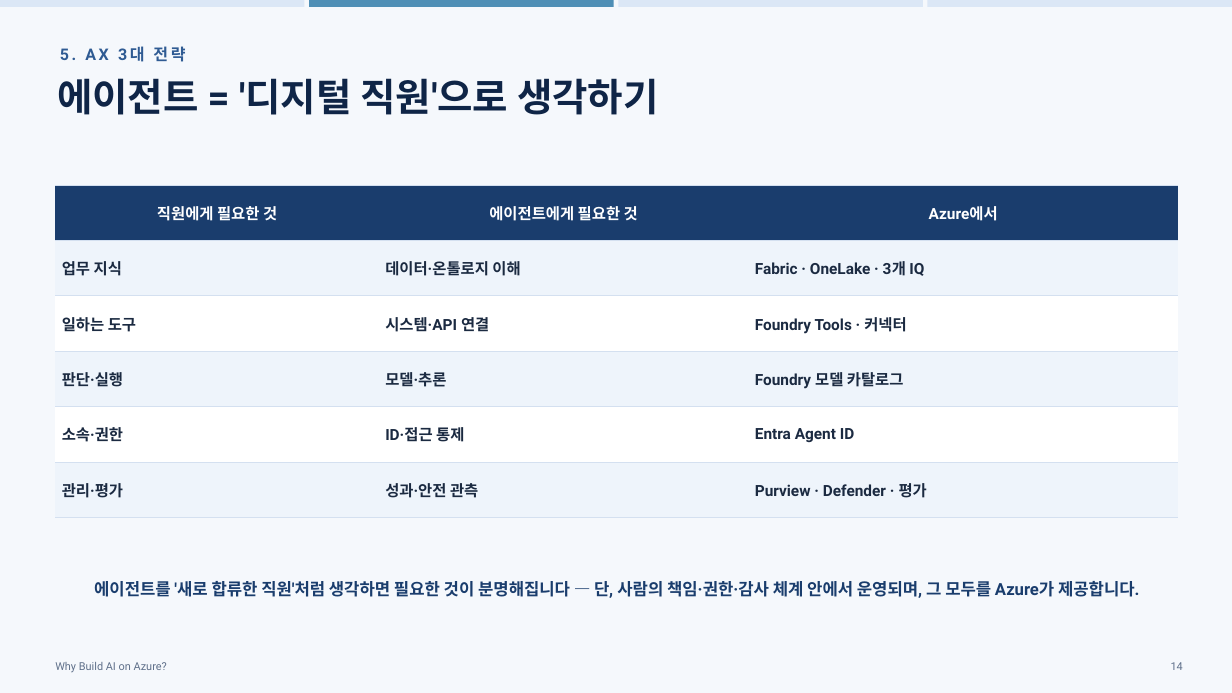
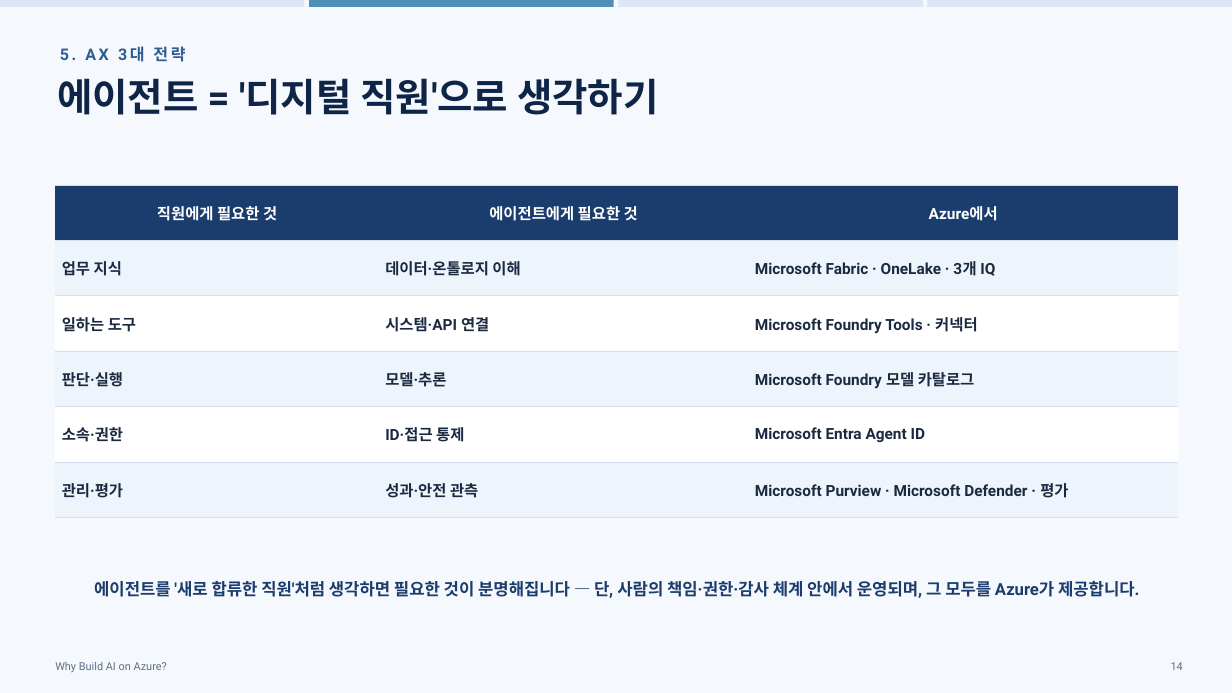
Before and after one commit to hijigoo/why-build-ai-on-azure, a slide deck: slide 14 of PROD-why-build-ai-on-azure.pptx. Drawn at 1232x693 pixels with LibreOffice and Linux fonts; fonts in the diff are those of the drawing. Boxes give left, top, right and bottom in pixels: in the first picture for what was removed or moved away, otherwise in the second. Text is boxed around its words. In the diff, an @@ line names an element or a change of style, - is before the commit and + after.

```diff
--- a/PROD-why-build-ai-on-azure.pptx
+++ b/PROD-why-build-ai-on-azure.pptx
@@ table at (55, 185, 1178, 502) @@
-row 2, column 3: Fabric · OneLake · 3개 IQ
+row 2, column 3: Microsoft Fabric · OneLake · 3개 IQ
-row 3, column 3: Foundry Tools · 커넥터
+row 3, column 3: Microsoft Foundry Tools · 커넥터
-row 4, column 3: Foundry 모델 카탈로그
+row 4, column 3: Microsoft Foundry 모델 카탈로그
-row 5, column 3: Entra Agent ID
+row 5, column 3: Microsoft Entra Agent ID
-row 6, column 3: Purview · Defender · 평가
+row 6, column 3: Microsoft Purview · Microsoft Defender · 평가
```
Also in this commit, not shown: 17 other slides changed, 1 other file.
